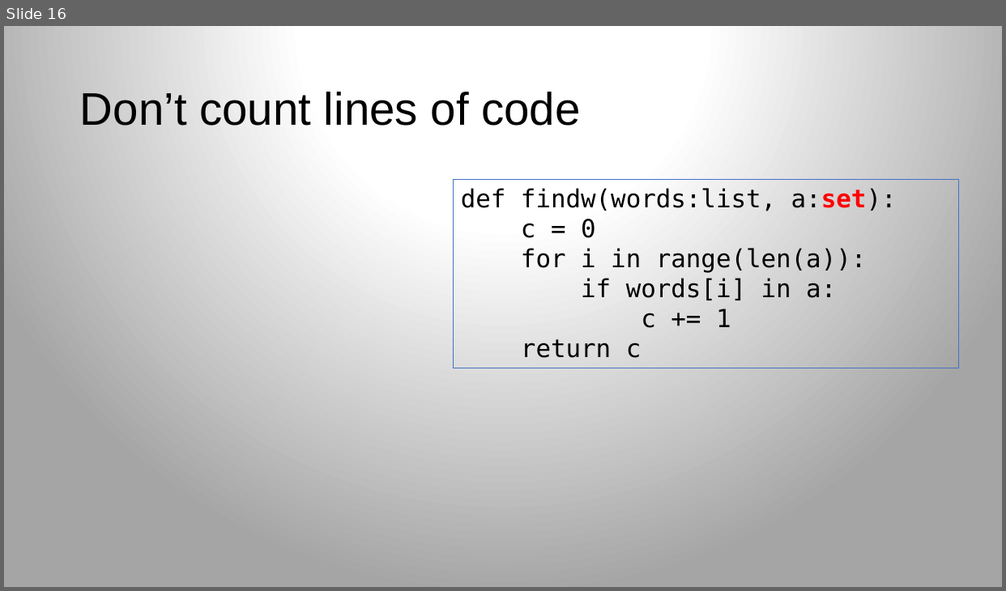
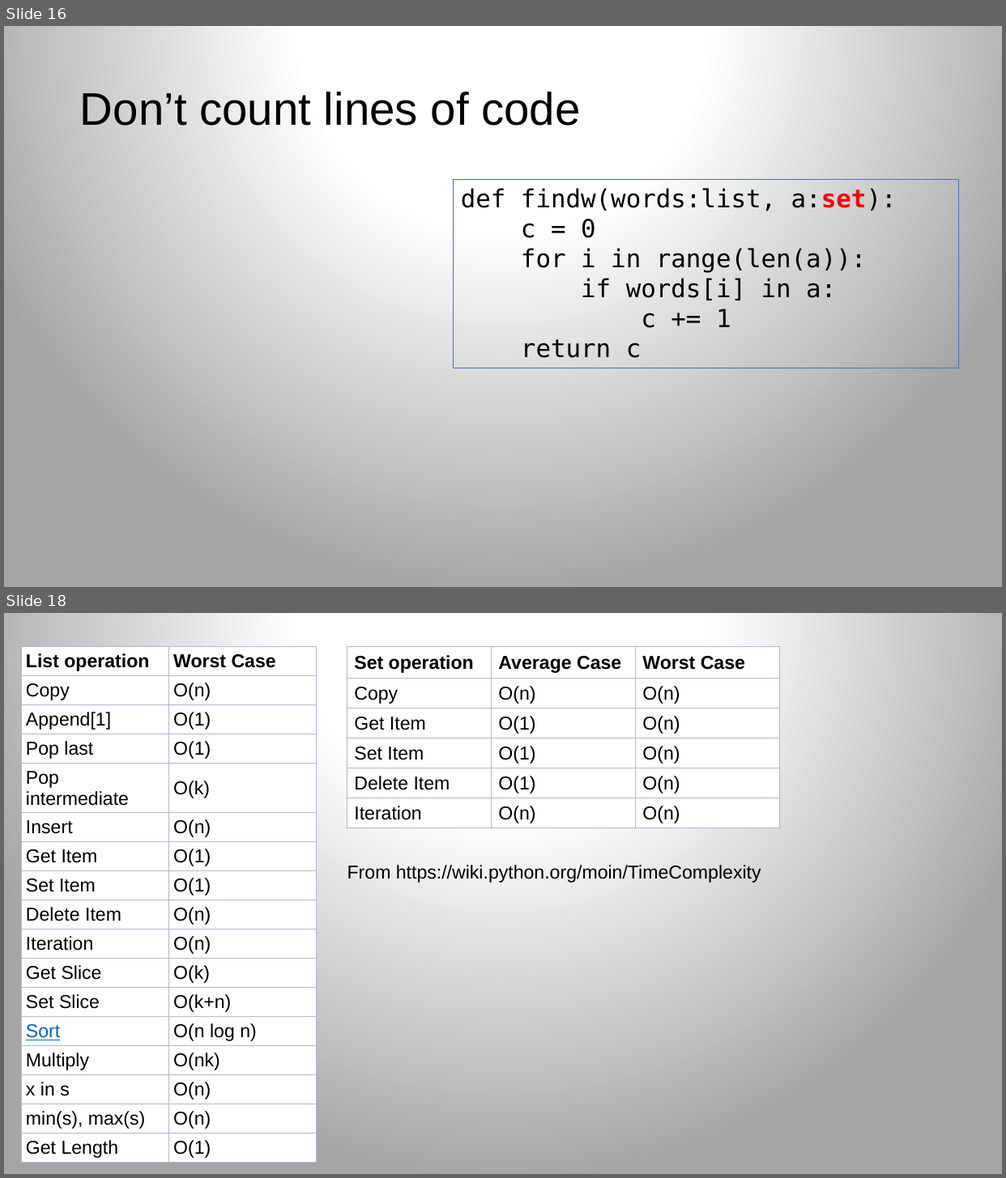
Before and after one commit to parrt/msds689, a slide deck: notes/complexity.pptx. Shown one above the other, each under a label of ours: slide 16 before the commit, slides 16 and 18 after it; the slides between them are not shown. The pictures are 1006x591 and 1006x1178 pixels, drawn with LibreOffice and Linux fonts; fonts in the diff are those of the drawing; grey boxes stand for pictures; background and template pictures are left out. Boxes give left, top, right and bottom in pixels: in the first picture for what was removed or moved away, otherwise in the second. Text is boxed around its words. In the diff, an @@ line names an element or a change of style, - is before the commit and + after.

```diff
--- a/notes/complexity.pptx
+++ b/notes/complexity.pptx
@@ slide 18 added at (x1=4, y1=613, x2=1002, y2=1174), background gradient #FFFFFF to #A5A5A5 @@
@@ table added at (x1=21, y1=647, x2=316, y2=1163), 17 rows, 2 columns @@
+List operation | Worst Case
+Copy | O(n)
+Append[1] | O(1)
+Pop last | O(1)
+Pop intermediate | O(k)
+Insert | O(n)
+Get Item | O(1)
+Set Item | O(1)
+Delete Item | O(n)
+Iteration | O(n)
+Get Slice | O(k)
+Set Slice | O(k+n)
+Sort | O(n log n)
+Multiply | O(nk)
+x in s | O(n)
+min(s), max(s) | O(n)
+Get Length | O(1)
@@ table added at (x1=347, y1=647, x2=780, y2=828), 6 rows, 3 columns @@
+Set operation | Average Case | Worst Case
+Copy | O(n) | O(n)
+Get Item | O(1) | O(n)
+Set Item | O(1) | O(n)
+Delete Item | O(1) | O(n)
+Iteration | O(n) | O(n)
@@ text added at (x1=347, y1=865, x2=761, y2=883), 18 pt, text #000000 @@
+From https://wiki.python.org/moin/TimeComplexity
```
Also in this commit, not shown: 5 slides changed, 5 other slides added, 3 other files.
